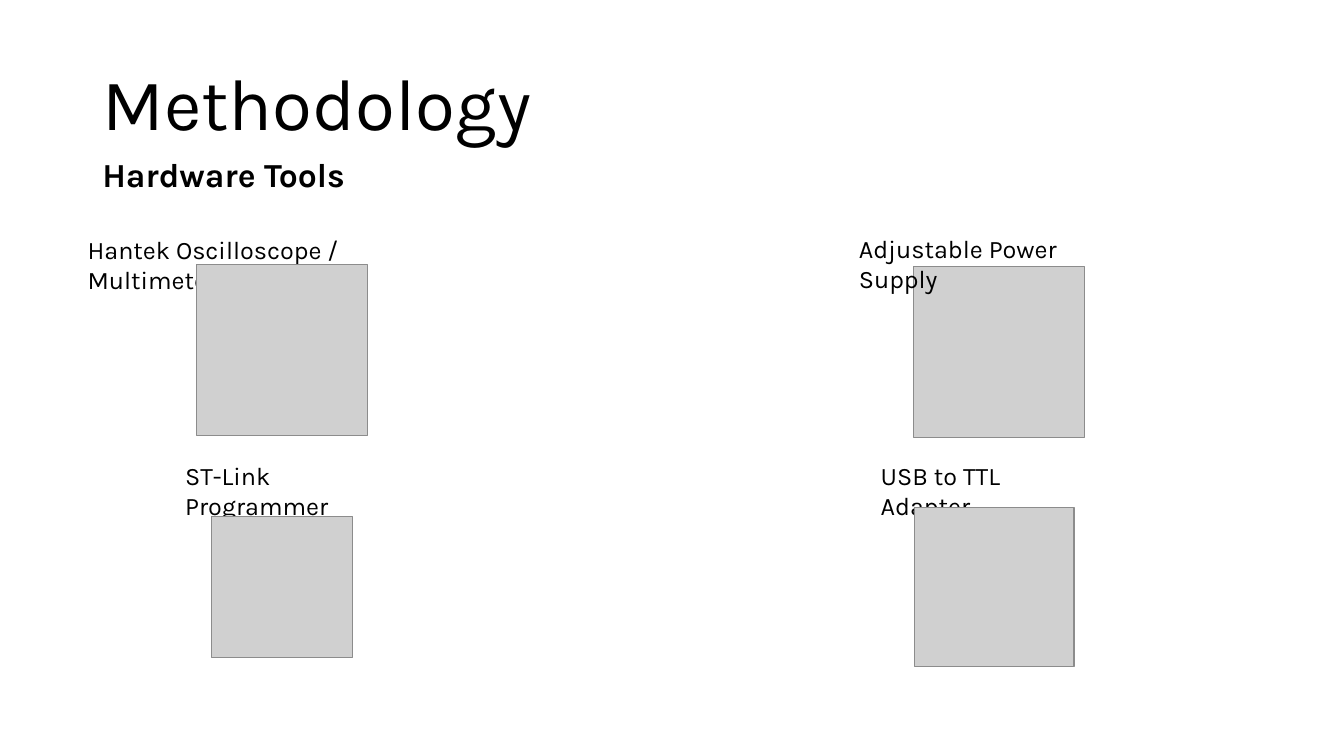
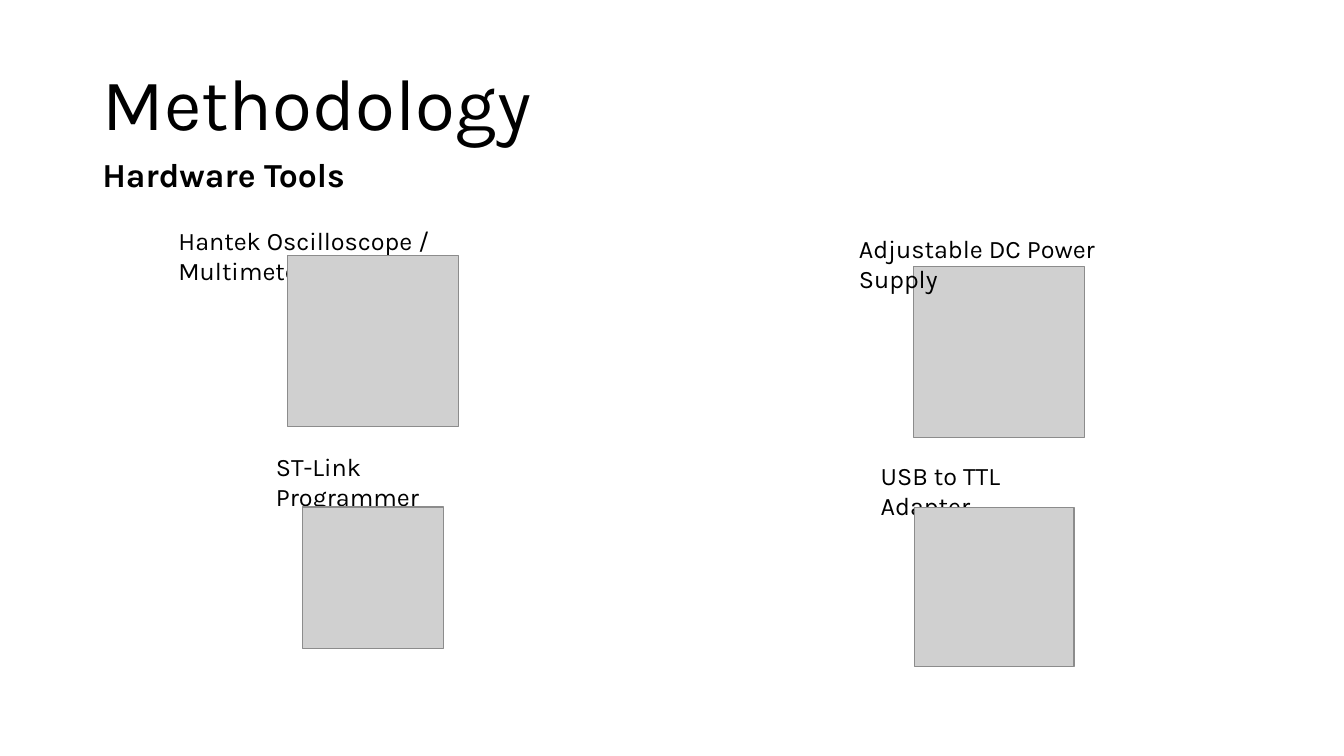
Before and after one commit to BashirAbu/FYP, a slide deck: slide 15 of FYP_1/presentation/FYP1.pptx (slide 16 before the commit). Drawn at 1344x756 pixels with LibreOffice and Linux fonts; fonts in the diff are those of the drawing; grey boxes stand for pictures. Boxes give left, top, right and bottom in pixels: in the first picture for what was removed or moved away, otherwise in the second. Text is boxed around its words. In the diff, an @@ line names an element or a change of style, - is before the commit and + after.

```diff
--- a/FYP_1/presentation/FYP1.pptx
+++ b/FYP_1/presentation/FYP1.pptx
@@ text at [859, 240, 1095, 295]: text changed @@
-Adjustable Power Supply
+Adjustable DC Power Supply
@@ 2 pictures, 2 texts: place and size @@
-2 pictures, 2 texts at [88, 241, 367, 657]
+2 pictures, 2 texts at [178, 232, 458, 648]
```
Also in this commit, not shown: 10 other slides changed, 1 slide removed, 2 other files.
